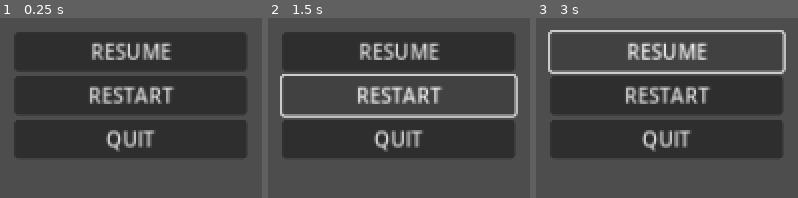
Above: before the commit, frames 1-3 (left to right).
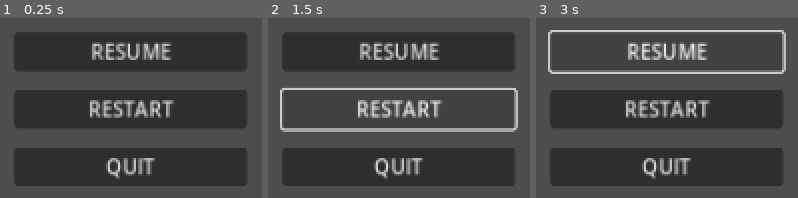
Above: after the commit, the same moments.

Repository: Evenwood/godotgamejam77
Game: Godot game, scene res://GUI/pause_menu.tscn
Two runs of this game, one before a commit and one after it. Both use one fixed random seed, a clock stepped at 60 frames per second and the inputs below. This scene is started directly instead of the project's main scene.
Inputs:
- Up to frame 1 (0.25 s): no input
- Up to frame 2 (1.5 s): click "RESTART" at 0.5 s; click "RESTART" at 1.25 s
- Up to frame 3 (3 s): click "RESTART" at 2 s; click "RESUME" at 2.75 s

The runs differ from the first frame. In frame 1, 32% of the frame differs, in the area x 5-94%, y 32-94%; in frame 2, 29%; in frame 3, 32%.

Commit message:
Added main.gd script - added pause menu

Diff:
--- a/game/GUI/Main_menu.tscn
+++ b/game/GUI/Main_menu.tscn
@@ -2,7 +2,7 @@
 
 [ext_resource type="Script" path="res://GUI/main_menu.gd" id="1_8br0w"]
 [ext_resource type="Texture2D" uid="uid://cihejk81mk8cj" path="res://Assets/main_menu.jpg" id="2_hh3ne"]
-[ext_resource type="Theme" uid="uid://xlky6upwwha" path="res://menu-theme.tres" id="3_fr1n2"]
+[ext_resource type="Theme" uid="uid://xlky6upwwha" path="res://Assets/menu-theme.tres" id="3_fr1n2"]
 [ext_resource type="AudioStream" uid="uid://ciloxw376cues" path="res://Assets/That Zen Moment.mp3" id="4_rlu7q"]
 
 [sub_resource type="FontVariation" id="FontVariation_d3deb"]
@@ -55,4 +55,5 @@
 stream = ExtResource("4_rlu7q")
 autoplay = true
 
+[connection signal="pressed" from="TextureRect/HBoxContainer/Button" to="." method="_on_button_pressed"]
 [connection signal="pressed" from="TextureRect/HBoxContainer/Button2" to="." method="_on_button_2_pressed"]
--- /dev/null
+++ b/game/GUI/Map_interface.tscn
@@ -0,0 +1,23 @@
+[gd_scene load_steps=2 format=3 uid="uid://bblcdjvp3e88x"]
+
+[ext_resource type="Texture2D" uid="uid://dqtb4nyvell4j" path="res://Assets/Game_board.jpg" id="1_7b7h7"]
+
+[node name="MapInterface" type="Control"]
+layout_mode = 3
+anchors_preset = 15
+anchor_right = 1.0
+anchor_bottom = 1.0
+grow_horizontal = 2
+grow_vertical = 2
+
+[node name="PanelContainer" type="PanelContainer" parent="."]
+layout_mode = 0
+offset_right = 1280.0
+offset_bottom = 720.0
+scale = Vector2(0.624406, 0.623565)
+
+[node name="TextureRect" type="TextureRect" parent="PanelContainer"]
+layout_mode = 2
+size_flags_horizontal = 4
+size_flags_vertical = 4
+texture = ExtResource("1_7b7h7")
--- a/game/GUI/main_menu.gd
+++ b/game/GUI/main_menu.gd
@@ -10,6 +10,11 @@
 func _process(delta: float) -> void:
 	pass
 
-
+# on Quit button press
 func _on_button_2_pressed() -> void:
 	get_tree().quit()
+
+# on Start Game button press
+func _on_button_pressed() -> void:
+	var gameScene = preload("res://GUI/Map_interface.tscn")
+	get_tree().change_scene_to_file(gameScene)
--- a/game/GUI/pause_menu.tscn
+++ b/game/GUI/pause_menu.tscn
@@ -28,6 +28,7 @@
 [node name="VBoxContainer" type="VBoxContainer" parent="MarginContainer"]
 layout_mode = 2
 theme = SubResource("Theme_i2sm0")
+theme_override_constants/separation = 15
 
 [node name="Button" type="Button" parent="MarginContainer/VBoxContainer"]
 layout_mode = 2
--- a/game/Main.tscn
+++ b/game/Main.tscn
@@ -1,3 +1,9 @@
-[gd_scene format=3 uid="uid://bp7t4h38bppj5"]
+[gd_scene load_steps=3 format=3 uid="uid://bp7t4h38bppj5"]
+
+[ext_resource type="Script" path="res://main.gd" id="1_nmx0m"]
+[ext_resource type="PackedScene" uid="uid://byechr8qw8rjg" path="res://GUI/Main_menu.tscn" id="2_8syld"]
 
 [node name="Main" type="Node"]
+script = ExtResource("1_nmx0m")
+
+[node name="MainMenu" parent="." instance=ExtResource("2_8syld")]
--- /dev/null
+++ b/game/main.gd
@@ -0,0 +1,11 @@
+extends Node
+
+
+# Called when the node enters the scene tree for the first time.
+func _ready() -> void:
+	pass # Replace with function body.
+
+
+# Called every frame. 'delta' is the elapsed time since the previous frame.
+func _process(delta: float) -> void:
+	pass
Renamed: game/menu-theme.tres -> game/Assets/menu-theme.tres
